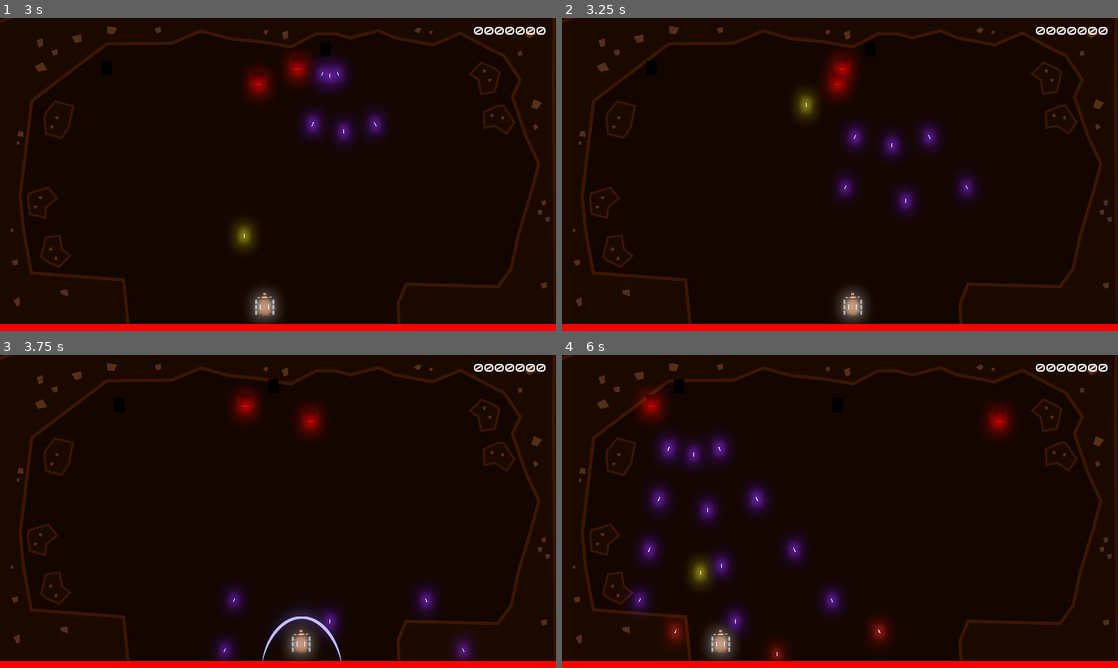
Above: before the commit, frames 1-4 (two rows, left to right).
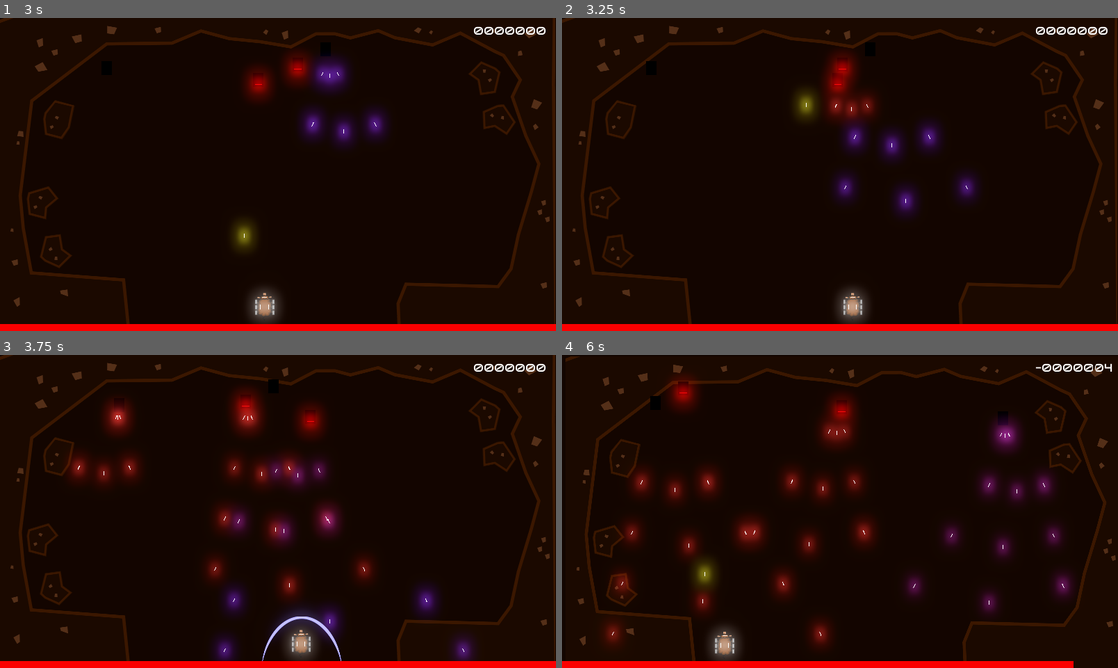
Above: after the commit, the same moments.

Repository: GameDrivenDesign/punk-wolf
Game: Godot game, scene res://scenes/newgame.tscn
Two runs of this game, one before a commit and one after it. Both use one fixed random seed, a clock stepped at 60 frames per second and the inputs below. Sound files missing from this copy of the repository are replaced by a short silence.
Inputs:
- Up to frame 1 (3 s): tap Enter at 0.5 s; hold Right (ui_right) 0.53-1.28 s; hold E (shield_blue) 0.53-1.28 s; hold Left (ui_left) 1.28-2.03 s; tap Q (shield_red) at 1.35 s; hold Right (ui_right) from 2.03 s (still down); tap Up (shoot_0) at 2.1 s; tap Down (shoot_1) at 2.85 s
- Up to frame 2 (3.25 s): keep holding Right (ui_right)
- Up to frame 3 (3.75 s): release Right (ui_right) at 3.53 s; hold Left (ui_left) from 3.53 s (still down); hold E (shield_blue) from 3.53 s (still down)
- Up to frame 4 (6 s): release E (shield_blue) at 4.28 s; tap Q (shield_red) at 4.35 s; tap Up (shoot_0) at 5.1 s; release Left (ui_left) at 5.78 s; hold Right (ui_right) from 5.78 s (still down); tap Down (shoot_1) at 5.85 s

Frame 1 is identical in both runs. In frame 2, 0.6% of the frame differs, in the area x 47-57%, y 24-34%; in frame 3, 4.7%; in frame 4, 18%, in the area x 0-100%, y 0-100%.

Commit message:
slightly change enemy intervals to be in sync with music; fix crash on level 5 because music

Diff:
--- a/game.gd
+++ b/game.gd
@@ -64,6 +64,7 @@
 		for i in range(4):
 			var e = spawn_enemy("res://wolf/wolf.tscn")
 			e.shoot_spread_angle = 25
+			e.shoot_long_interval = 2
 			e.position.x = Global.PADDING_HORIZONTAL.x + positions[i]
 			e.color = colors[i]
 	elif stage_count == 2:
@@ -81,7 +82,7 @@
 		for i in range(4):
 			var e = spawn_enemy("res://wolf/wolf.tscn")
 			e.shoot_spread_angle = 5
-			e.shoot_long_interval = 1.9
+			e.shoot_long_interval = 2
 			e.shoot_short_interval = 0.3
 			e.shoot_spawn_interval = 0.01
 			e.shoot_projectile_speed = 600
@@ -104,6 +105,7 @@
 		for _i in range(5):
 			var e = spawn_enemy("res://wolf/wolf.tscn")
 			e.hitpoints = 200
+			e.shoot_long_interval = 2
 			e.shoot_spawn_interval = 0.5
 			e.shoot_damage = 30
 			e.shoot_projectile_speed = 400
@@ -112,7 +114,7 @@
 		for i in range(4):
 			var e = spawn_enemy("res://wolf/wolf.tscn")
 			e.shoot_spread_angle = 5
-			e.shoot_long_interval = 0.9
+			e.shoot_long_interval = 1
 			e.shoot_spawn_interval = 0.1
 			e.position.x = Global.PADDING_HORIZONTAL.x + positions[i]
 			e.color = colors[i]
@@ -126,6 +128,9 @@
 		print(err)
 
 func fade_music_if_needed(_delta):
+	if stage_count >= len(get_node("Music").get_children()):
+		return
+
 	# handle active fade
 	if music_loop_fade_active:
 		var current = get_node("Music").get_child(music_loop_current)
